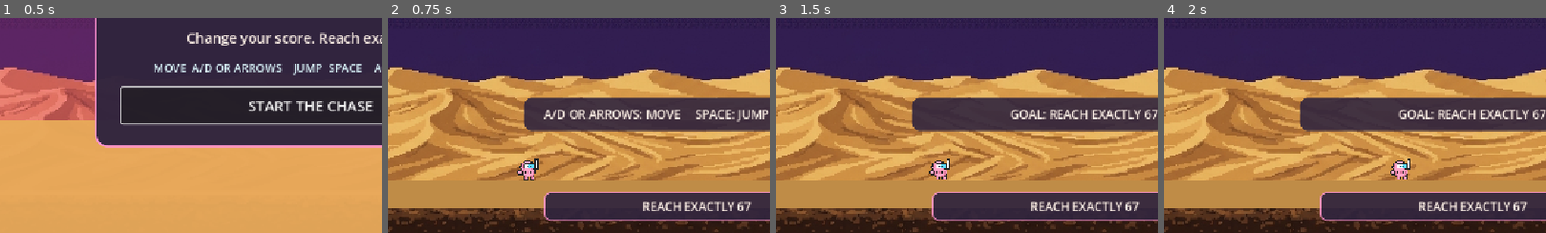
Above: before the commit, frames 1-4 (left to right).
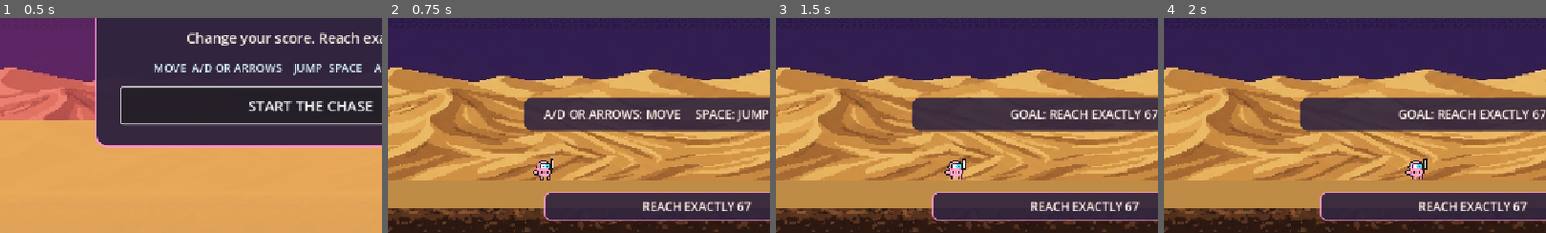
Above: after the commit, the same moments.

Repository: rinata-abdurakhimova/game-divers-slayy
Game: Godot game, scene res://scenes/main/Main.tscn
Two runs of this game, one before a commit and one after it. Both use one fixed random seed, a clock stepped at 60 frames per second and the inputs below.
Inputs:
- Up to frame 1 (0.5 s): no input
- Up to frame 2 (0.75 s): click "START THE CHASE" at 0.5 s
- Up to frame 3 (1.5 s): tap Enter (action) at 1.25 s; hold Right (move_right) from 1.28 s (still down); hold Enter (action) from 1.28 s (still down)
- Up to frame 4 (2 s): keep holding Right (move_right); keep holding Enter (action); tap Up (jump) at 1.52 s
The pictures show only the part of the screen within x 10-60%, y 50-100%; the shares and areas given below are measured in that part.

Frame 1 is identical in both runs. In frame 2, 0.7% of the frame differs, in the area x 33-44%, y 65-76%; in frame 3, 0.7%; in frame 4, 0.7%.

Commit message:
feat: scene like in exampl

Diff:
--- a/scripts/world/Boss67LevelController.gd
+++ b/scripts/world/Boss67LevelController.gd
@@ -20,41 +20,49 @@
 const PICKUP_SEPARATION: float = 14.0
 
 const AUTHORED_BLOCKS: Array[Vector2i] = [
-	Vector2i(2, 1),
-	Vector2i(5, 2),
-	Vector2i(9, 2),
+
+
+	Vector2i(19, 1),
+	Vector2i(22, 2),
+	Vector2i(26, 2),
+	Vector2i(28, 1),
+	Vector2i(28, 4),
+	Vector2i(30, 3),
+	Vector2i(31, 2),
+	Vector2i(32, 2),
+	Vector2i(32, 5),
+	Vector2i(34, 4),
+	Vector2i(34, 1),
+	Vector2i(37, 3),
+	Vector2i(39, 1),
+	Vector2i(40, 1),
+	Vector2i(40, 2),
+	Vector2i(43, 2),
+	Vector2i(43, 3),
+	Vector2i(45, 3),
+	Vector2i(45, 5),
+	Vector2i(46, 3),
+	Vector2i(47, 4),
+	Vector2i(49, 1),
+
+	Vector2i(1, 1),
+	Vector2i(2, 2),
+	Vector2i(3, 3),
+	Vector2i(4, 1),
+
+	Vector2i(9, 5),
+	Vector2i(9, 3),
+	Vector2i(10, 3),
+	Vector2i(11, 4),
 	Vector2i(11, 1),
-	Vector2i(11, 4),
-	Vector2i(13, 3),
-	Vector2i(14, 2),
+	Vector2i(12, 3),
+	Vector2i(14, 3),
 	Vector2i(15, 2),
-	Vector2i(16, 5),
 	Vector2i(17, 1),
-	Vector2i(18, 4),
-	Vector2i(20, 3),
-	Vector2i(20, 4),
-	Vector2i(22, 1),
-	Vector2i(23, 1),
-	Vector2i(23, 2),
-	Vector2i(26, 2),
-	Vector2i(26, 3),
-	Vector2i(28, 3),
-	Vector2i(28, 5),
-	Vector2i(29, 3),
-	Vector2i(30, 4),
-	Vector2i(32, 1),
-	Vector2i(37, 1),
-	Vector2i(38, 2),
-	Vector2i(39, 3),
-	Vector2i(40, 1),
-	Vector2i(46, 3),
-	Vector2i(46, 5),
-	Vector2i(47, 3),
-	Vector2i(48, 1),
-	Vector2i(48, 4),
-	Vector2i(50, 3),
-	Vector2i(52, 3),
-	Vector2i(53, 2),
+
+	Vector2i(27, 7),
+	Vector2i(28, 7),
+
 ]
 
 @export_group("Node Paths")
